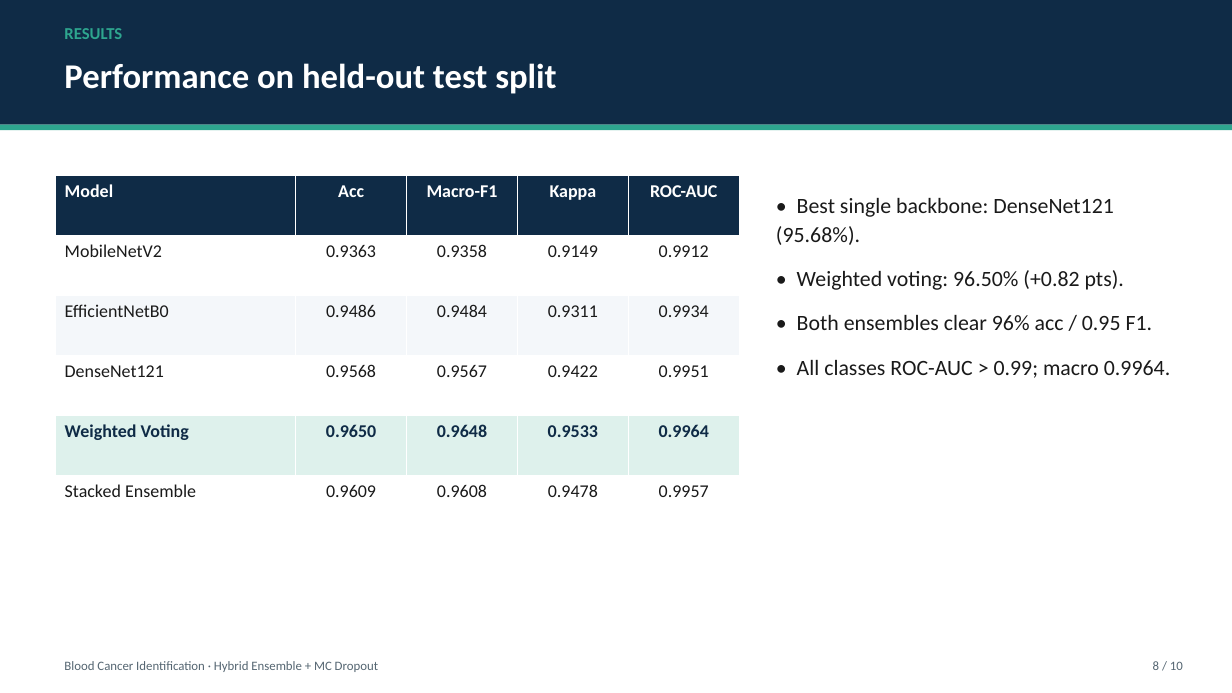
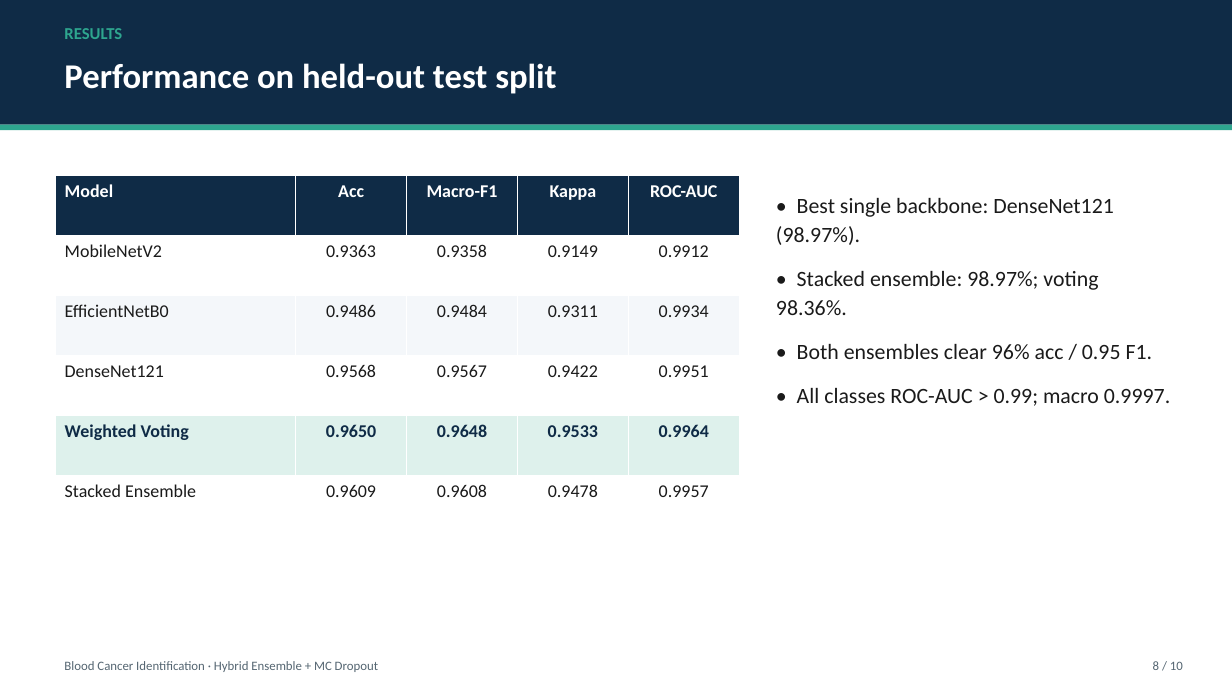
Before and after one commit to vvvvvivekkk/blood-cancer-detection, a slide deck: slide 8 of docs/presentation.pptx. Drawn at 1232x693 pixels with LibreOffice and Linux fonts; fonts in the diff are those of the drawing. Boxes give left, top, right and bottom in pixels: in the first picture for what was removed or moved away, otherwise in the second. Text is boxed around its words. In the diff, an @@ line names an element or a change of style, - is before the commit and + after.

```diff
--- a/docs/presentation.pptx
+++ b/docs/presentation.pptx
@@ text at box(776, 198, 1114, 315): text changed @@
-• Best single backbone: DenseNet121 (95.68%).
-• Weighted voting: 96.50% (+0.82 pts).
+• Best single backbone: DenseNet121 (98.97%).
+• Stacked ensemble: 98.97%; voting 98.36%.
@@ text at box(797, 388, 1170, 406): text changed @@
-• All classes ROC-AUC > 0.99; macro 0.9964.
+• All classes ROC-AUC > 0.99; macro 0.9997.
```
Also in this commit, not shown: 4 other slides changed, 9 other files.
